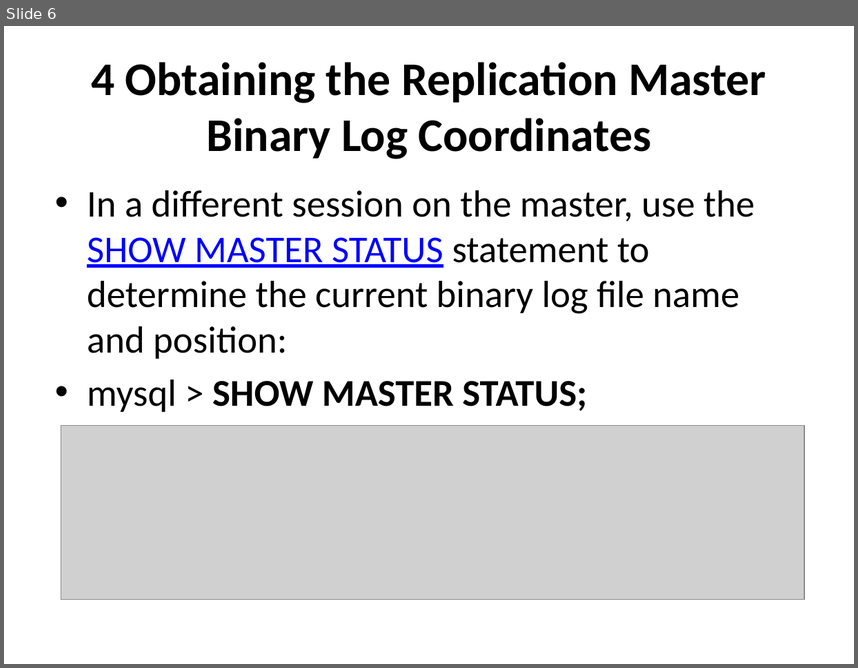
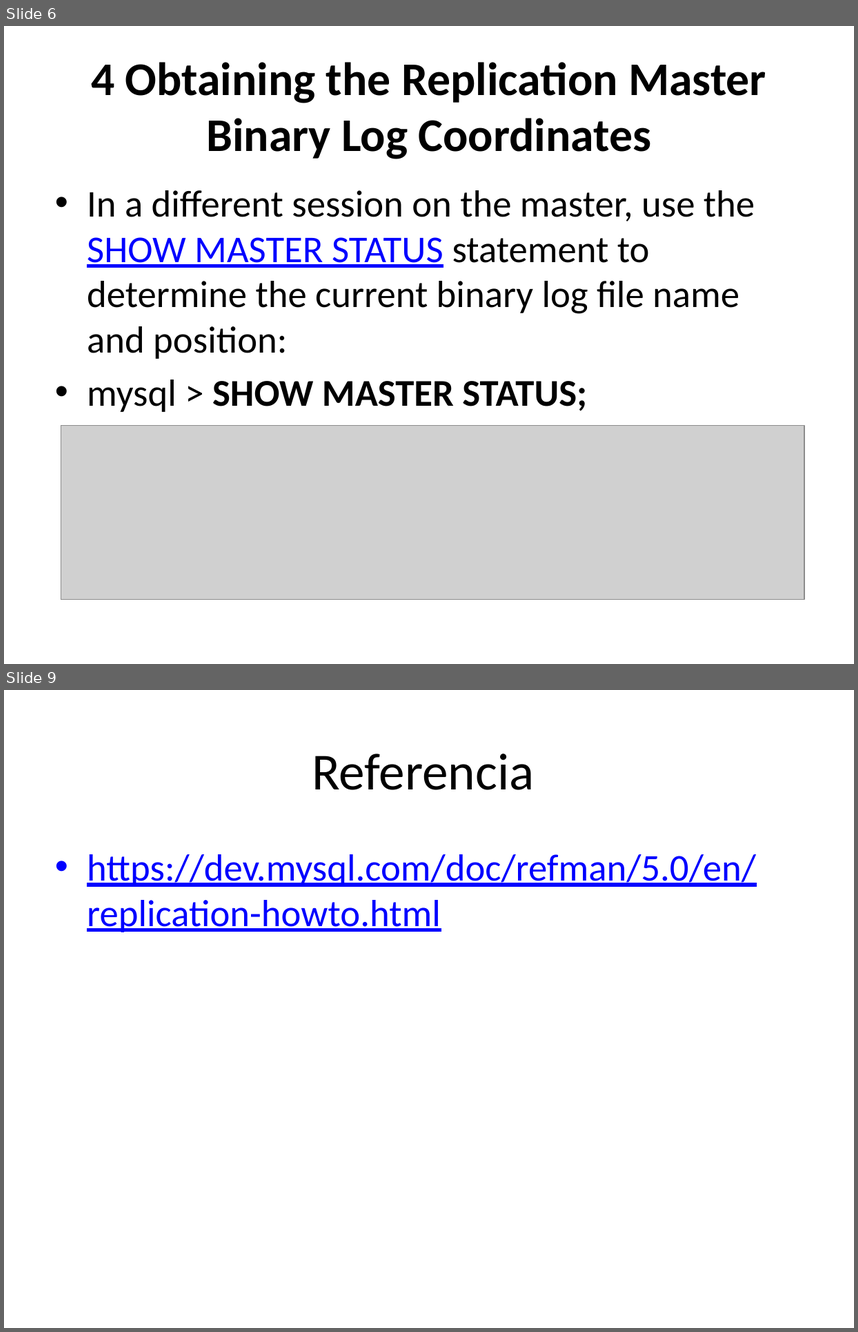
Before and after one commit to lc850/tesebada, a slide deck: MySQL Replication.pptx. Shown one above the other, each under a label of ours: slide 6 before the commit, slides 6 and 9 after it; the slides between them are not shown. The pictures are 858x668 and 858x1332 pixels, drawn with LibreOffice and Linux fonts; fonts in the diff are those of the drawing; grey boxes stand for pictures. Boxes give left, top, right and bottom in pixels: in the first picture for what was removed or moved away, otherwise in the second. Text is boxed around its words. In the diff, an @@ line names an element or a change of style, - is before the commit and + after.

```diff
--- a/MySQL Replication.pptx
+++ b/MySQL Replication.pptx
@@ slide 9 added at <box>4,690,854,1328</box>, background #FFFFFF @@
@@ title added at <box>312,753,534,790</box>, 44 pt, text #000000 @@
+Referencia
@@ text added at <box>87,854,756,932</box>, 32 pt, text #0000FF, underline @@
+• https://dev.mysql.com/doc/refman/5.0/en/replication-howto.html
```
Also in this commit, not shown: 2 other slides added.
